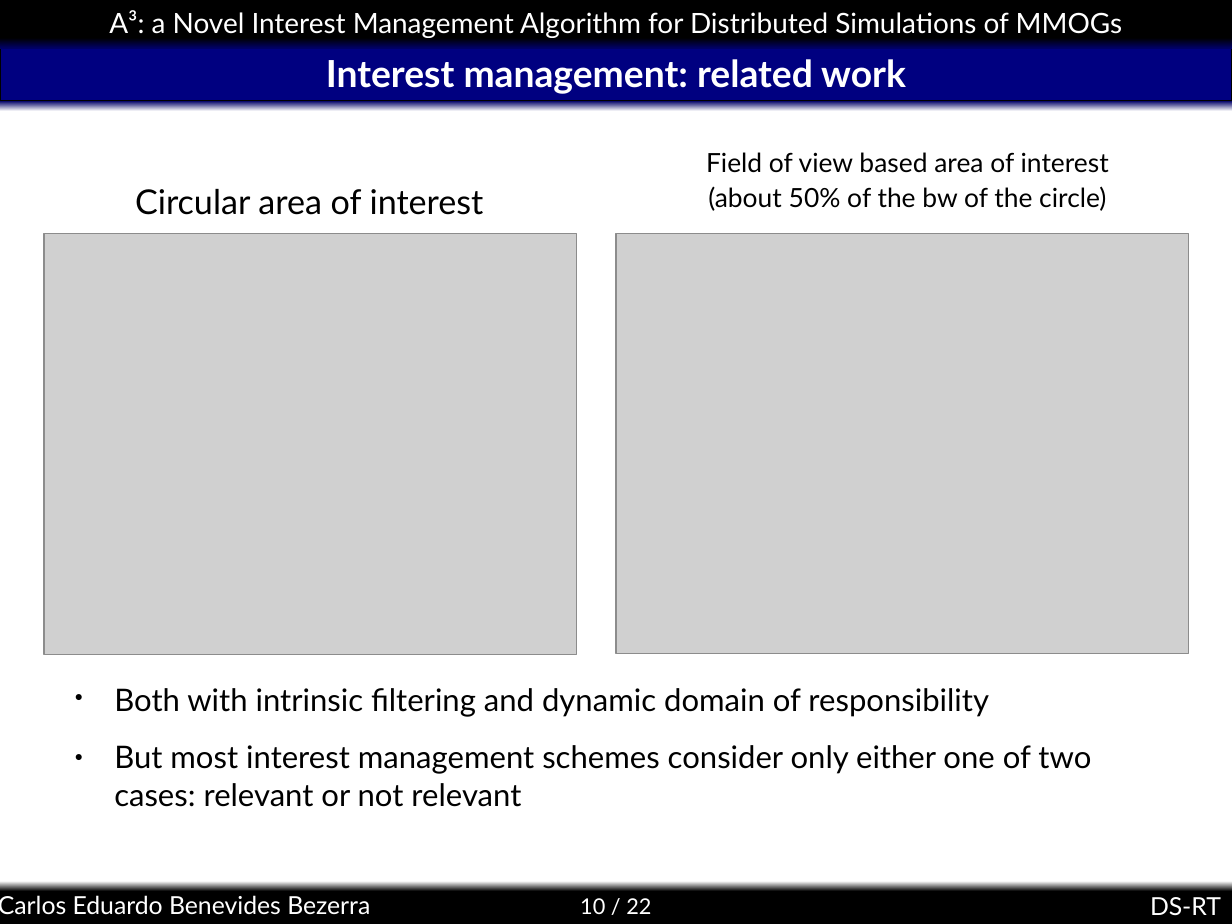
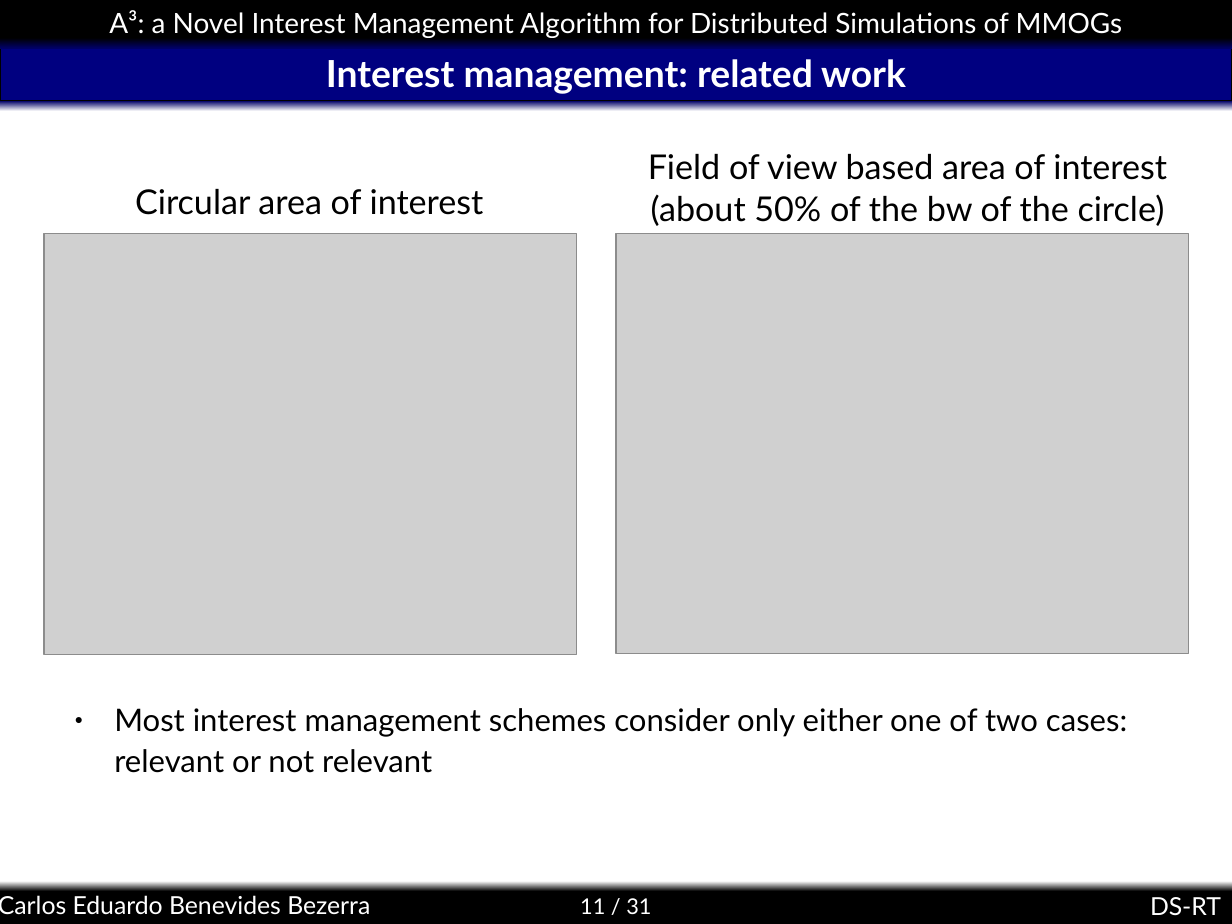
Before and after one commit to kdubezerra/kdubezerra, a slide deck: slide 11 of textos/dsrt/a3slides.ppt (slide 10 before the commit). Drawn at 1232x924 pixels with LibreOffice and Linux fonts; fonts in the diff are those of the drawing; grey boxes stand for pictures; background and template pictures are left out. Boxes give left, top, right and bottom in pixels: in the first picture for what was removed or moved away, otherwise in the second. Text is boxed around its words. In the diff, an @@ line names an element or a change of style, - is before the commit and + after.

```diff
--- a/textos/dsrt/a3slides.ppt
+++ b/textos/dsrt/a3slides.ppt
@@ text "Field of view based area ..." at (648, 154, 1167, 226): size 17.1 to 22 pt; line spacing 0.4 to 0.5 @@
@@ text at (114, 708, 1127, 773): text changed @@
-● Both with intrinsic filtering and dynamic domain of responsibility
-● But most interest management schemes consider only either one of two cases: relevant or not relevant
+● Most interest management schemes consider only either one of two cases: relevant or not relevant
@@ page number at (580, 898, 651, 914): text changed @@
-10 / 22
+11 / 31
```
Also in this commit, not shown: 14 other slides changed, 4 slides added, 4 slides removed.
